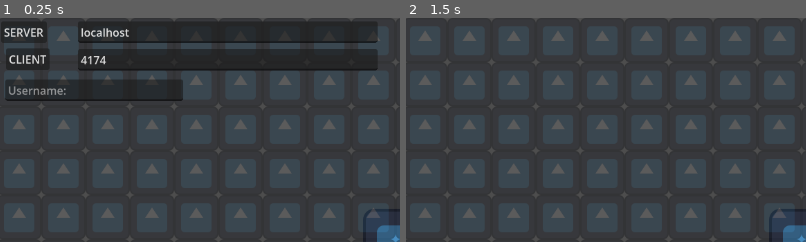
Above: before the commit, frames 1-2 (left to right).
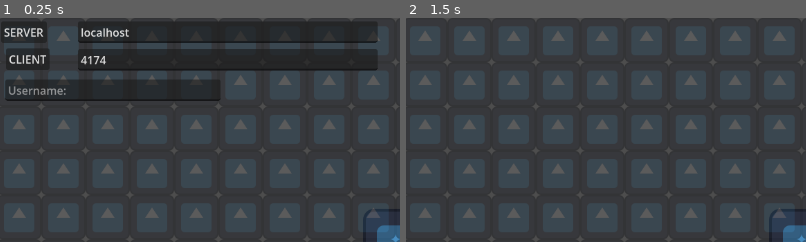
Above: after the commit, the same moments.

Repository: BobbeDev/frog-game
Game: Godot game, scene res://Main.tscn
The game is run twice, just before and just after one commit, with the same random seed, the same clock (stepped at 60 frames per second) and the same inputs. The engine's default icon, where the game draws it, is replaced by a stand-in: a white triangle on a blue panel in a dark square.
Inputs (mouse positions are % of the whole screen's width and height, from its top left):
- Up to frame 1 (0.25 s): no input
- Up to frame 2 (1.5 s): click "CLIENT" at 0.5 s; tap Enter (Chat) at 1.25 s; move the mouse to (72, 45) at 1.27 s; press the mouse at (72, 45) at 1.28 s; hold D (Right) from 1.28 s (still down)
The pictures show only the part of the screen within x 0-50%, y 0-50%; the shares and areas given below are measured in that part.

The runs differ from the first frame. In frame 1, 0.7% of the frame differs, in the area x 45-55%, y 27-38%; in frame 2, nothing differs.

Commit message:
score boards and systems

Diff:
--- a/Main.tscn
+++ b/Main.tscn
@@ -6,6 +6,8 @@
 [ext_resource type="Texture2D" uid="uid://b20y4fk80orx0" path="res://icon.svg" id="4_cm0pq"]
 [ext_resource type="Script" uid="uid://cmcmy04swu0hs" path="res://chat.gd" id="5_fos0i"]
 [ext_resource type="Texture2D" uid="uid://df8kcqpwe0xbe" path="res://dental toy.png" id="6_3dxm6"]
+[ext_resource type="Script" uid="uid://bydk4sqq1d0i8" path="res://ScoreDisplay.gd" id="6_lgr22"]
+[ext_resource type="Script" uid="uid://de8eg161hd4o5" path="res://notifications.gd" id="7_trn2v"]
 
 [sub_resource type="TileSetAtlasSource" id="TileSetAtlasSource_fos0i"]
 texture = ExtResource("4_cm0pq")
@@ -17,10 +19,6 @@
 tile_size = Vector2i(128, 128)
 physics_layer_0/collision_layer = 1
 sources/0 = SubResource("TileSetAtlasSource_fos0i")
-
-[sub_resource type="LabelSettings" id="LabelSettings_fos0i"]
-shadow_color = Color(0, 0, 0, 0.7176471)
-shadow_offset = Vector2(2, 2)
 
 [node name="Main" type="Node2D" unique_id=1140740675]
 
@@ -97,8 +95,8 @@
 [node name="TextEdit" type="TextEdit" parent="Ui" unique_id=1420795306]
 visible = false
 offset_left = 6.0
-offset_top = 329.0
-offset_right = 399.0
+offset_top = 253.0
+offset_right = 291.0
 offset_bottom = 605.0
 focus_mode = 0
 theme_override_colors/font_readonly_color = Color(0.88, 0.88, 0.88, 1)
@@ -107,10 +105,14 @@
 wrap_mode = 1
 
 [node name="LineEdit" type="LineEdit" parent="Ui/TextEdit" unique_id=1210296055]
-layout_mode = 0
-offset_top = 281.0
-offset_right = 393.0
-offset_bottom = 312.0
+layout_mode = 1
+anchors_preset = 2
+anchor_top = 1.0
+anchor_bottom = 1.0
+offset_top = 2.0
+offset_right = 285.0
+offset_bottom = 33.0
+grow_vertical = 0
 
 [node name="Timer" type="Timer" parent="Ui/TextEdit" unique_id=1950660602]
 one_shot = true
@@ -129,30 +131,32 @@
 theme_override_constants/shadow_offset_y = 1
 bbcode_enabled = true
 
-[node name="NotificationCenter" type="VBoxContainer" parent="Ui" unique_id=1638855301]
+[node name="Scores" type="VBoxContainer" parent="Ui" unique_id=472844773]
 visible = false
+anchors_preset = 15
+anchor_right = 1.0
+anchor_bottom = 1.0
+grow_horizontal = 2
+grow_vertical = 2
+alignment = 1
+script = ExtResource("6_lgr22")
+
+[node name="Row1" type="HBoxContainer" parent="Ui/Scores" unique_id=1649381084]
+layout_mode = 2
+alignment = 1
+
+[node name="Row2" type="HBoxContainer" parent="Ui/Scores" unique_id=1901023648]
+layout_mode = 2
+alignment = 1
+
+[node name="Notifications" type="VBoxContainer" parent="Ui" unique_id=862045203]
 anchors_preset = 1
 anchor_left = 1.0
 anchor_right = 1.0
 offset_left = -40.0
 offset_bottom = 40.0
 grow_horizontal = 0
-
-[node name="Panel" type="Panel" parent="Ui/NotificationCenter" unique_id=140902474]
-custom_minimum_size = Vector2(600, 75)
-layout_mode = 2
-
-[node name="Label" type="Label" parent="Ui/NotificationCenter/Panel" unique_id=1708001658]
-layout_mode = 1
-anchors_preset = 15
-anchor_right = 1.0
-anchor_bottom = 1.0
-grow_horizontal = 2
-grow_vertical = 2
-text = "BILLY THE FUCKING WHORE KILLED BILLY THE FUCKING WHORE"
-label_settings = SubResource("LabelSettings_fos0i")
-vertical_alignment = 1
-autowrap_mode = 3
+script = ExtResource("7_trn2v")
 
 [node name="DentalToy" type="Sprite2D" parent="." unique_id=902904002]
 texture_filter = 1
--- a/Movement.gd
+++ b/Movement.gd
@@ -17,19 +17,22 @@
 		#MultiplayerManager.count_players.rpc()
 		player_color = MultiplayerManager.get_color()
 		$Skin.modulate = player_color
+		if MultiplayerManager.username == "": MultiplayerManager.username = MultiplayerManager.get_default_name()
 		$Username.text = MultiplayerManager.username
 		$Yelp.pitch_scale = randf_range(0.8, 1.2)
 		#rpc_id(1, "MultiplayerManager.add_data", str(multiplayer.get_unique_id()), MultiplayerManager.username)
 		#rpc("spawn_bullet", [name])
 		rpc_id(1, "send_data", str(multiplayer.get_unique_id()), MultiplayerManager.username)
+		respawn()
 
 @rpc("any_peer", "reliable")
 func send_data(p_id: String, p_name: String):
 	MultiplayerManager.add_data(p_id, p_name, MultiplayerManager.get_color())
 
 @rpc("authority","call_local", "reliable")
-func spawn_bullet(_name, pos: Vector2, vel: Vector2, id: String, col: Color):
+func spawn_bullet(pos: Vector2, vel: Vector2, id: String, col: Color):
 	if gun_reloaded && !dead:
+		rpc("shot_success", id)
 		var bullet_obj = bullet_scene.instantiate()
 		get_node("/root/Main").add_child(bullet_obj, true)
 		bullet_obj.linear_velocity = vel
@@ -67,7 +70,7 @@
 		$GunHand.look_at(get_global_mouse_position())
 	if Input.is_action_pressed("Shoot"):
 		#spawn_bullet(name)
-		rpc_id(1, "spawn_bullet", name, $GunHand/Gun.global_position, $GunHand/Gun.global_transform.basis_xform(Vector2.RIGHT) * 3000, name, $Skin.modulate)
+		rpc_id(1, "spawn_bullet", $GunHand/Gun.global_position, $GunHand/Gun.global_transform.basis_xform(Vector2.RIGHT) * 3000, name, $Skin.modulate)
 
 	if Input.is_mouse_button_pressed(MOUSE_BUTTON_LEFT):
 		using_controller = false
@@ -90,12 +93,16 @@
 	if name == id:
 		$Death.play()
 
+@rpc("any_peer", "call_local", "reliable")
+func shot_success(id: String):
+	if name == id:
+		$GunHand/Gun.play("Shoot")
 
 @rpc("any_peer", "call_local", "reliable")
 func respawn():
 	dead = false
 	#print("RESPAWNING ", multiplayer.get_unique_id(), "     ", name)
-	global_position = get_node("/root/Main/SpawnPositions").get_child(randi_range(0, 8)).global_position
+	global_position = get_node("/root/Main/SpawnPositions").get_child(randi_range(0, 8)).global_position + Vector2(randi_range(-50, 50), randi_range(-50, 50))
 
 func _on_bullet_timer_timeout() -> void:
 	gun_reloaded = true
--- /dev/null
+++ b/ScoreDisplay.gd
@@ -0,0 +1,29 @@
+extends BoxContainer
+
+@onready var score_box: PackedScene = preload("res://score_box.tscn")
+
+var boxes: Array[Control]
+var winner_index: int
+
+func load_data(names: Array[String], scores: Array[int], ids: Array[String], winner_id: String, color: Color):
+	for box in boxes: box.queue_free()
+	boxes.clear()
+
+	for p in names.size():
+		var sb = score_box.instantiate()
+		sb.get_child(0).get_child(0).text = str(scores[p])
+		sb.get_child(0).get_child(1).text = names[p]
+		if winner_id == ids[p]:
+			sb.modulate = color
+			sb.get_child(0).get_child(0).text = str(int(sb.get_child(0).get_child(0).text) - 1)
+			winner_index = p
+		if p > 3:
+			$Row1.add_child(sb)
+		else:
+			$Row2.add_child(sb)
+		boxes.append(sb)
+	show()
+	await get_tree().create_timer(1).timeout
+	boxes[winner_index].get_child(0).get_child(0).text = str(int(boxes[winner_index].get_child(0).get_child(0).text) + 1)
+	await get_tree().create_timer(2).timeout
+	hide()
--- a/bullet.gd
+++ b/bullet.gd
@@ -21,7 +21,6 @@
 
 				#if MultiplayerManager.player_amount > 2:
 				body.dead = true
-				print("PLAYER AMM: ", MultiplayerManager.player_amount)
 				rpc_id(1, "send_score", spawner, body.name)
 				get_node(node_path).rpc_id(int(body.name), "die")
 				queue_free()
--- a/bullet.tscn
+++ b/bullet.tscn
@@ -22,6 +22,7 @@
 
 [node name="Bullet" type="RigidBody2D" unique_id=1467795752 groups=["Bullet"]]
 z_index = 10
+collision_mask = 17
 physics_material_override = SubResource("PhysicsMaterial_cm0pq")
 gravity_scale = 0.0
 freeze = true
--- a/frog.tscn
+++ b/frog.tscn
@@ -137,8 +137,49 @@
 properties/10/path = NodePath(".:player_color")
 properties/10/spawn = true
 properties/10/replication_mode = 2
+properties/11/path = NodePath("GunHand/Gun:animation")
+properties/11/spawn = true
+properties/11/replication_mode = 1
+properties/12/path = NodePath("GunHand/Gun:frame")
+properties/12/spawn = true
+properties/12/replication_mode = 1
+
+[sub_resource type="AtlasTexture" id="AtlasTexture_8kk5g"]
+atlas = ExtResource("4_byod8")
+region = Rect2(0, 0, 188, 96)
+
+[sub_resource type="AtlasTexture" id="AtlasTexture_aumaf"]
+atlas = ExtResource("4_byod8")
+region = Rect2(0, 96, 188, 96)
+
+[sub_resource type="AtlasTexture" id="AtlasTexture_o353j"]
+atlas = ExtResource("4_byod8")
+region = Rect2(0, 0, 188, 96)
+
+[sub_resource type="SpriteFrames" id="SpriteFrames_aumaf"]
+animations = [{
+"frames": [{
+"duration": 1.0,
+"texture": SubResource("AtlasTexture_8kk5g")
+}],
+"loop": true,
+"name": &"Default",
+"speed": 5.0
+}, {
+"frames": [{
+"duration": 1.0,
+"texture": SubResource("AtlasTexture_aumaf")
+}, {
+"duration": 1.0,
+"texture": SubResource("AtlasTexture_o353j")
+}],
+"loop": false,
+"name": &"Shoot",
+"speed": 10.0
+}]
 
 [node name="Frog" type="CharacterBody2D" unique_id=1549518833 groups=["Player"]]
+collision_layer = 16
 motion_mode = 1
 platform_on_leave = 2
 script = ExtResource("1_6ekd3")
@@ -168,7 +209,7 @@
 [node name="MultiplayerSynchronizer" type="MultiplayerSynchronizer" parent="." unique_id=2109648248]
 replication_config = SubResource("SceneReplicationConfig_6ekd3")
 
-[node name="Death" type="AudioStreamPlayer" parent="." unique_id=616364359]
+[node name="Death" type="AudioStreamPlayer2D" parent="." unique_id=1646051870]
 stream = ExtResource("4_5cyyp")
 volume_db = -5.0
 
@@ -181,10 +222,12 @@
 [node name="GunHand" type="Node2D" parent="." unique_id=642077367]
 scale = Vector2(0.25, 0.25)
 
-[node name="Gun" type="Sprite2D" parent="GunHand" unique_id=279840622]
+[node name="Gun" type="AnimatedSprite2D" parent="GunHand" unique_id=834179307]
 position = Vector2(250, 0)
-texture = ExtResource("4_byod8")
-vframes = 2
+sprite_frames = SubResource("SpriteFrames_aumaf")
+animation = &"Shoot"
+frame = 1
+frame_progress = 1.0
 
 [node name="Username" type="Label" parent="." unique_id=1599391420]
 anchors_preset = 8
--- a/high_level_ui.tscn
+++ b/high_level_ui.tscn
@@ -55,9 +55,10 @@
 layout_mode = 0
 offset_left = 12.0
 offset_top = 89.0
-offset_right = 269.0
+offset_right = 323.0
 offset_bottom = 120.0
 placeholder_text = "Username:"
+max_length = 20
 
 [node name="Server" type="Control" parent="." unique_id=1887632812]
 visible = false
--- /dev/null
+++ b/message.tscn
@@ -0,0 +1,32 @@
+[gd_scene format=3 uid="uid://cr5wtqfvede5x"]
+
+[node name="Message" type="MarginContainer" unique_id=1799375573]
+theme_override_constants/margin_top = 5
+theme_override_constants/margin_right = 5
+
+[node name="Label" type="RichTextLabel" parent="." unique_id=1739686543]
+custom_minimum_size = Vector2(300, 0)
+layout_mode = 2
+size_flags_horizontal = 4
+theme_override_colors/font_shadow_color = Color(0, 0, 0, 0.3529412)
+theme_override_font_sizes/normal_font_size = 12
+bbcode_enabled = true
+text = "[color=red]Sinister Slime[/color] Blasted [color=blue]Special Slime[/color]"
+fit_content = true
+horizontal_alignment = 1
+
+[node name="Panel" type="Panel" parent="Label" unique_id=1728241505]
+z_index = -1
+layout_mode = 1
+anchors_preset = 15
+anchor_right = 1.0
+anchor_bottom = 1.0
+grow_horizontal = 2
+grow_vertical = 2
+
+[node name="Timer" type="Timer" parent="." unique_id=968857773]
+wait_time = 5.0
+one_shot = true
+autostart = true
+
+[connection signal="timeout" from="Timer" to="." method="queue_free"]
--- a/multiplayer_manager.gd
+++ b/multiplayer_manager.gd
@@ -5,11 +5,10 @@
 var round_won: bool = false
 
 @export var colors: Array[Color]
+@export var placeholder_names: Array[String]
 var username: String
 var chatting: bool
 var player_data: Dictionary
-
-@onready var score_popup: PackedScene = load("res://score_popup.tscn")
 
 func add_player():
 	player_amount += 1
@@ -21,6 +20,8 @@
 	get_node("/root/Main/Ui").rpc("send_text", player_data.get(str(id)).name + " Disconnected", "[SERVER]")
 func get_color() -> Color:
 	return colors[player_amount]
+func get_default_name() -> String:
+	return placeholder_names[player_amount]
 
 @rpc("authority", "reliable")
 func add_data(p_id: String, p_name: String, p_color: Color):
@@ -36,8 +37,9 @@
 func add_score(bullet_id: String, hitplayer_id: String):
 	kills += 1
 	if bullet_id != hitplayer_id:
-		print("POINTS TO ", player_data.get(bullet_id).name)
-		get_node("/root/Main/Ui").rpc("send_text","[color=#" + str(player_data.get(bullet_id).color) + "]" + player_data.get(bullet_id).name + "[/color] Blasted " + "[color=#" + str(player_data.get(hitplayer_id).color) + "]" + player_data.get(hitplayer_id).name + "[/color]", "[SERVER]")
+		get_node("/root/Main/Ui/Notifications").rpc("send_text","[color=#" + str(player_data.get(bullet_id).color) + "]" + player_data.get(bullet_id).name + "[/color] Blasted " + "[color=#" + str(player_data.get(hitplayer_id).color) + "]" + player_data.get(hitplayer_id).name + "[/color]")
+	else:
+		get_node("/root/Main/Ui/Notifications").rpc("send_text","[color=#" + str(player_data.get(bullet_id).color) + "]" + player_data.get(bullet_id).name + "[/color] Became their own victim")
 	if kills >= player_amount - 1:
 		round_won = true
 
@@ -45,10 +47,17 @@
 		for p in players:
 			if !p.dead:
 				player_data[p.name].score += 1
-				get_node("/root/Main/Ui").rpc("send_text","[color=#" + str(player_data.get(p.name).color) + "]" + player_data.get(p.name).name + "[/color] Won the round", "[SERVER]")
-				rpc("spawn_popup", player_data.get(p.name).name + " WINS", str(player_data[p.name].score) + " Points", p.player_color)
+				get_node("/root/Main/Ui/Notifications").rpc("send_text","[color=#" + str(player_data.get(p.name).color) + "]" + player_data.get(p.name).name + "[/color] Won the round")
 
-		await get_tree().create_timer(2).timeout
+				var ids: Array[String]
+				for pl in players: ids.append(pl.name)
+				var names: Array[String]
+				for pl in players: names.append(player_data.get(pl.name).name)
+				var scores: Array[int]
+				for pl in players: scores.append(player_data.get(pl.name).score)
+				rpc("spawn_popup", names, scores, ids, p.name, player_data.get(p.name).color)
+
+		await get_tree().create_timer(3).timeout
 		kills = 0
 		round_won = false
 
@@ -59,10 +68,5 @@
 			p.rpc("respawn")
 
 @rpc("authority", "reliable")
-func spawn_popup(win_name, win_score, win_color):
-	var spawn = score_popup.instantiate()
-	spawn.modulate = win_color
-	spawn.text = win_name
-	spawn.get_child(0).text = str(win_score)
-	get_node("/root/Main/Ui").add_child(spawn)
-	spawn.position = Vector2(153.5, 100)
+func spawn_popup(names, scores, ids, winner, color):
+	get_node("/root/Main/Ui/Scores").load_data(names, scores, ids, winner, color)
--- a/multiplayer_manager.tscn
+++ b/multiplayer_manager.tscn
@@ -5,3 +5,4 @@
 [node name="MultiplayerManager" type="Node" unique_id=953736335]
 script = ExtResource("1_l1ko5")
 colors = Array[Color]([Color(0.48235294, 0.8509804, 0.25882354, 1), Color(0.32999998, 0.45283318, 1, 1), Color(0.82, 0. …(659 unchanged characters)…
+placeholder_names = Array[String](["pesky slime", "petty slime", "patient slime", "pretty slime", "perceptive slime", "practical slime", "polite slime", "pure slime", "fucking ugly slime", "penis slime", "PLAYER 11", "PLAYER 12", "PLAYER 13", "PLAYER 14", "PLAYER 15", "PLAYER 16", "PLAYER 17", "PLAYER 18", "PLAYER 19", "PLAYER 20", "PLAYER 21", "PLAYER 22", "PLAYER 23", "PLAYER 24", "PLAYER 25", "PLAYER 26", "PLAYER 27", "PLAYER 28", "PLAYER 29", "PLAYER 30", "PLAYER 31", "PLAYER 32"])
--- /dev/null
+++ b/notifications.gd
@@ -0,0 +1,9 @@
+extends VBoxContainer
+
+@onready var message: PackedScene = preload("res://message.tscn")
+
+@rpc("any_peer", "call_local")
+func send_text(txt: String):
+	var msg = message.instantiate()
+	msg.get_child(0).text = txt
+	add_child(msg)
--- a/project.godot
+++ b/project.godot
@@ -103,6 +103,10 @@
 ]
 }
 
+[layer_names]
+
+2d_physics/layer_5="Player"
+
 [physics]
 
 3d/physics_engine="Jolt Physics"
--- /dev/null
+++ b/score_box.tscn
@@ -0,0 +1,55 @@
+[gd_scene format=3 uid="uid://vtljp181vadi"]
+
+[sub_resource type="LabelSettings" id="LabelSettings_3dxm6"]
+font_size = 48
+
+[sub_resource type="LabelSettings" id="LabelSettings_lgr22"]
+font_size = 32
+outline_size = 16
+outline_color = Color(0, 0, 0, 1)
+
+[node name="ScoreBox" type="MarginContainer" unique_id=493559490]
+theme_override_constants/margin_left = 40
+theme_override_constants/margin_top = 110
+theme_override_constants/margin_right = 40
+theme_override_constants/margin_bottom = 40
+
+[node name="Panel" type="Panel" parent="." unique_id=2073617909]
+custom_minimum_size = Vector2(180, 100)
+layout_mode = 2
+
+[node name="Points" type="Label" parent="Panel" unique_id=1449329025]
+layout_mode = 1
+anchors_preset = 8
+anchor_left = 0.5
+anchor_top = 0.5
+anchor_right = 0.5
+anchor_bottom = 0.5
+offset_left = -20.0
+offset_top = -11.5
+offset_right = 20.0
+offset_bottom = 11.5
+grow_horizontal = 2
+grow_vertical = 2
+text = "999"
+label_settings = SubResource("LabelSettings_3dxm6")
+horizontal_alignment = 1
+vertical_alignment = 1
+
+[node name="Name" type="Label" parent="Panel" unique_id=294168057]
+layout_mode = 1
+anchors_preset = 8
+anchor_left = 0.5
+anchor_top = 0.5
+anchor_right = 0.5
+anchor_bottom = 0.5
+offset_left = -116.0
+offset_top = -155.0
+offset_right = 116.0
+offset_bottom = 50.0
+grow_horizontal = 2
+grow_vertical = 2
+text = "Peanut Butter Gamer"
+label_settings = SubResource("LabelSettings_lgr22")
+horizontal_alignment = 1
+autowrap_mode = 3
Not shown, added: ScoreDisplay.gd.uid
Not shown, added: notifications.gd.uid
